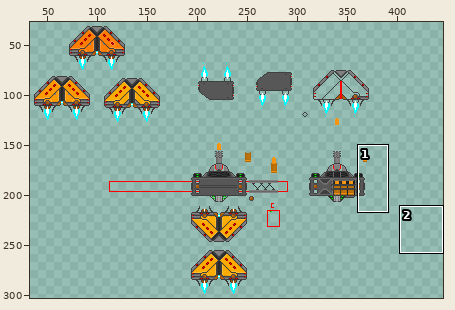
Sprite sheet, stored at Assets/GameMaker Sprite Editor/VisualAssets_SPC_NVDRS.gmx/sprites/images/Concept_Board_0.png. Above: a wide view before the commit, with the close-up outlined.
Close-up. As it was:
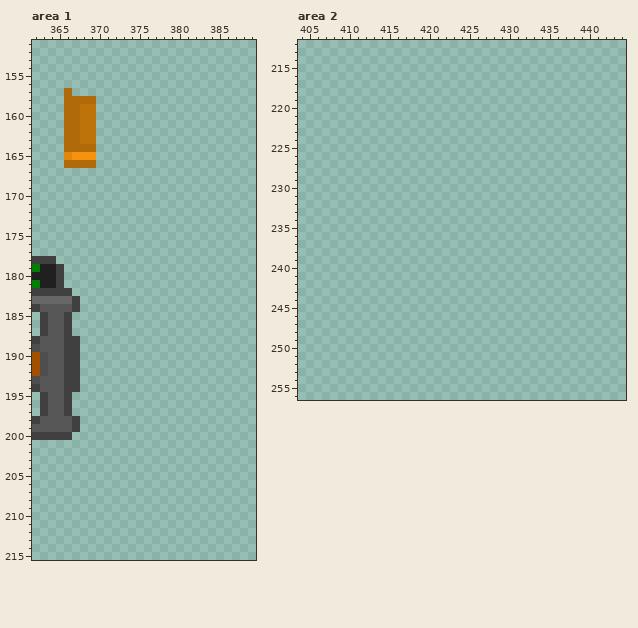
The file is 500x500 pixels. Colours within 5 levels of each other are drawn and written as one. Shown: area 1: x 362..389, y 151..215; area 2: x 404..444, y 212..256. The wide view leaves out empty margins. The commit also changed other parts of the picture, which this record leaves out.
The result:
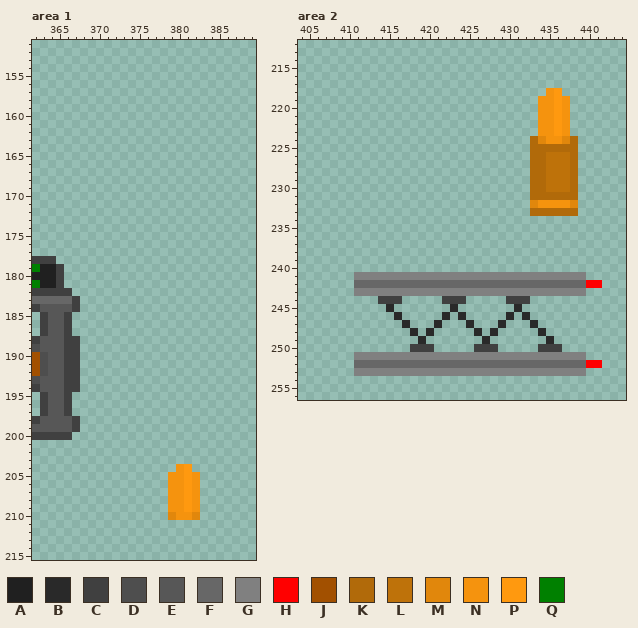
Palette (. is transparent): A #202020  B #292929  C #404040  D #4e4e4e  E #575757  F #676767  G #808080  H #ff0000  J #a25000  K #b16a0a  L #be720a  M #e1870c  N #f5930e  P #ff990f  Q #008000
Changes in this commit:
Changed rows in their new state; - is an unchanged pixel.
Area 1:
first column x 366:
157 .---
158 ....
159 ....
160 ....
161 ....
162 ....
163 ....
164 ....
165 ....
166 ....
first column x 379:
204 -NP-
205 NNPN
206 NNPN
207 NNPN
208 NNPN
209 NNPN
210 MNNM
Area 2:
first column x 433:
218 --NP--
219 -NNPN-
220 -NNPN-
221 -NNPN-
222 -NNPN-
223 -NNPN-
224 KMNNMK
225 KKKKKK
226 KKLLLK
227 KKLLLK
228 KKLLLK
229 KKLLLK
230 KKLLLK
231 KKKKKK
232 MNNNNM
233 KKKKKK
first column x 411:
241 GGGGGGGGGGGGGGGGGGGGGGGGGGGGG--
242 FFFFFFFFFFFFFFFFFFFFFFFFFFFFFHH
243 GGGGGGGGGGGGGGGGGGGGGGGGGGGGG--
244 ---CCC-----CCC-----CCC---------
245 ----B-------B-------B----------
246 -----B-----B-B-----B-B---------
247 ------B---B---B---B---B--------
248 -------B-B-----B-B-----B-------
249 --------B-------B-------B------
250 -------CCC-----CCC-----CCC-----
251 GGGGGGGGGGGGGGGGGGGGGGGGGGGGG--
252 FFFFFFFFFFFFFFFFFFFFFFFFFFFFFHH
253 GGGGGGGGGGGGGGGGGGGGGGGGGGGGG--
